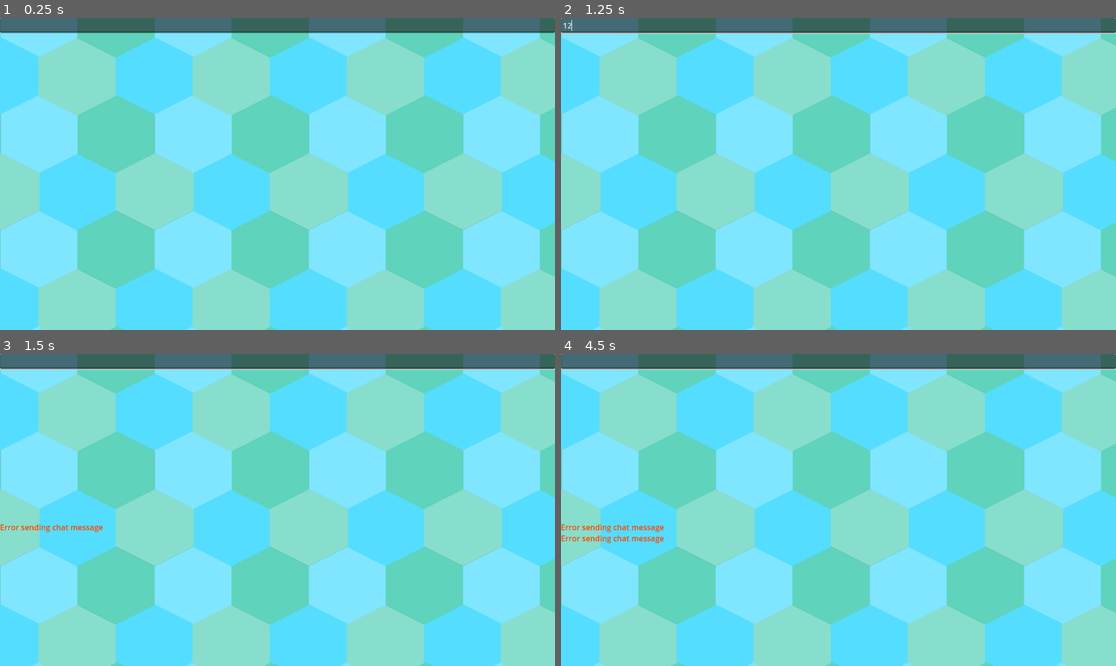
Above: before the commit, frames 1-4 (two rows, left to right).
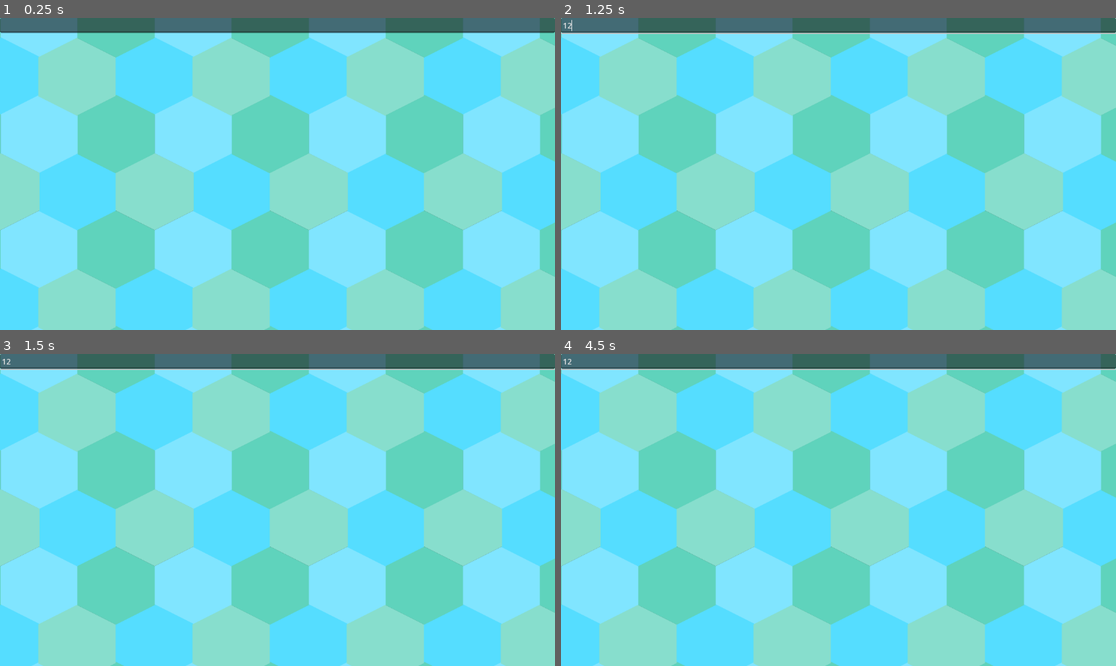
Above: after the commit, the same moments.

Repository: harsh16coder/RingRiot
Game: Godot game, scene res://states/ingame/ingame.tscn
Same seed, same stepped clock (60 frames per second), same inputs: the game is played once before the commit and once after it. This scene is started directly instead of the project's main scene.
Inputs (mouse positions are in pixels of both pictures, inside the frame that each line leads up to):
- Up to frame 1 (0.25 s): no input
- Up to frame 2 (1.25 s): click (838, 24) at 0.52 s; type "12" at 0.6 s
- Up to frame 3 (1.5 s): tap Enter at 1.25 s; move the mouse to (277, 594) at 1.27 s; click (277, 594) at 1.42 s
- Up to frame 4 (4.5 s): tap Space at 2, 3.5 s; move the mouse to (727, 525) at 2.02 s; click (727, 525) at 2.17 s; tap Enter at 2.75, 4.25 s; move the mouse to (894, 441) at 2.77 s; click (894, 441) at 2.92 s; move the mouse to (810, 572) at 3.52 s; click (810, 572) at 3.67 s; move the mouse to (1005, 556) at 4.27 s; click (1005, 556) at 4.42 s

Frames 1-2 are identical in both runs. In frame 3, 0.2% of the frame differs, in the area x 0-19%, y 1-58%; in frame 4, 0.4%, in the area x 0-19%, y 1-61%.
Error after the commit: Parse Error: Cannot infer the type of "player_consumed_msg" variable because the value doesn't have a set type. (res://states/ingame/ingame.gd:67)

Commit message:
Configured the logic of eating other players both client and server side

Diff:
--- a/client/states/ingame/ingame.gd
+++ b/client/states/ingame/ingame.gd
@@ -46,8 +46,38 @@
 func _on_player_area_entered(area: Area2D) -> void:
 	if area is Spore:
 		_consume_spore(area as Spore)
+	elif area is Actor:
+		_collide_actor(area as Actor)
+
+func _collide_actor(actor: Actor) -> void:
+	var player := _players[GameManager.client_id]
+	var player_mass := _rad_to_mass(player.radius)
+	var actor_mass := _rad_to_mass(actor.radius)
+
+	if player_mass > actor_mass * 1.5:
+		_consume_actor(actor)
+
+func _consume_actor(actor: Actor) -> void:
+	var player := _players[GameManager.client_id]
+	var player_mass := _rad_to_mass(player.radius)
+	var actor_mass := _rad_to_mass(actor.radius)
+	_set_actor_mass(player, player_mass + actor_mass)
+
+	var packet := packets.Packet.new()
+	var player_consumed_msg := packet.new_player_consumed()
+	player_consumed_msg.set_player_id(actor.actor_id)
+	WS.send(packet)
+	_remove_actor(actor)
+
+func _remove_actor(actor: Actor) -> void:
+	_players.erase(actor.actor_id)
+	actor.queue_free()
 
 func _consume_spore(spore: Spore) -> void:
+	var player = _players[GameManager.client_id]
+	var player_mass := _rad_to_mass(player.radius)
+	var spore_mass := _rad_to_mass(spore.radius)
+	_set_actor_mass(player, player_mass + spore_mass)
 	var packet := packets.Packet.new()
 	var spore_consumed_msg := packet.new_spore_consumed()
 	spore_consumed_msg.set_spore_id(spore.spore_id)
Not shown, changed: server/internal/server/states/ingame.go
Not shown, changed: server/pkg/packets/packets.pb.go
Not shown, changed: shared/packets.proto
